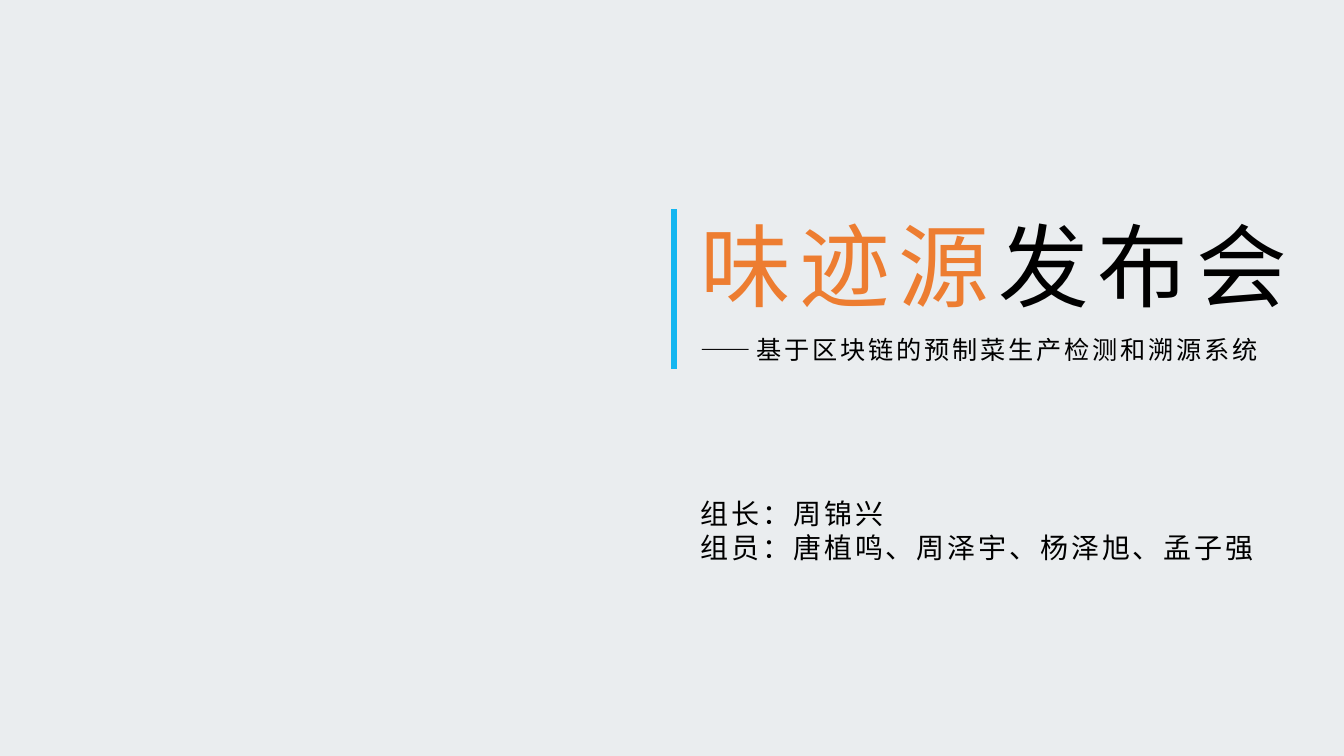
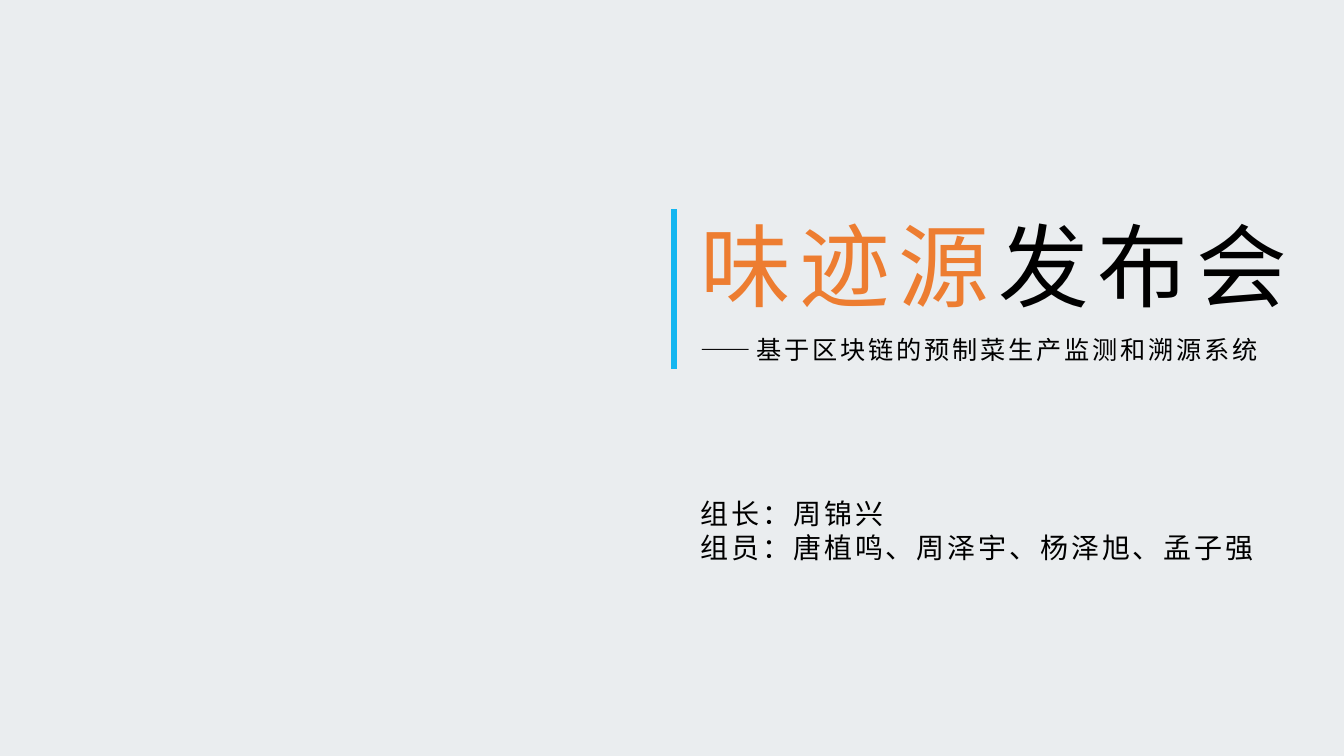
Before and after one commit to codenewbird/prepared_food, a slide deck: slide 1 of doc/集训展示.pptx. Drawn at 1344x756 pixels with LibreOffice and Linux fonts; fonts in the diff are those of the drawing; background and template pictures are left out. Boxes give left, top, right and bottom in pixels: in the first picture for what was removed or moved away, otherwise in the second. Text is boxed around its words. In the diff, an @@ line names an element or a change of style, - is before the commit and + after.

```diff
--- a/doc/集训展示.pptx
+++ b/doc/集训展示.pptx
@@ subtitle at <box>757,337,1258,361</box>: text changed @@
-——基于区块链的预制菜生产检测和溯源系统
+——基于区块链的预制菜生产监测和溯源系统
```
Also in this commit, not shown: 4 other slides changed, 2 slides added, 48 other files.
